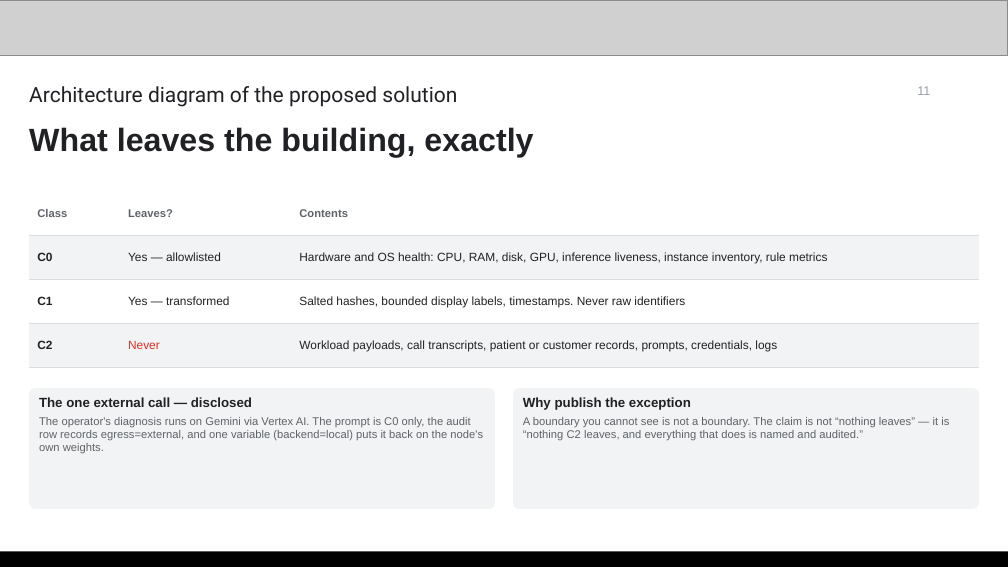
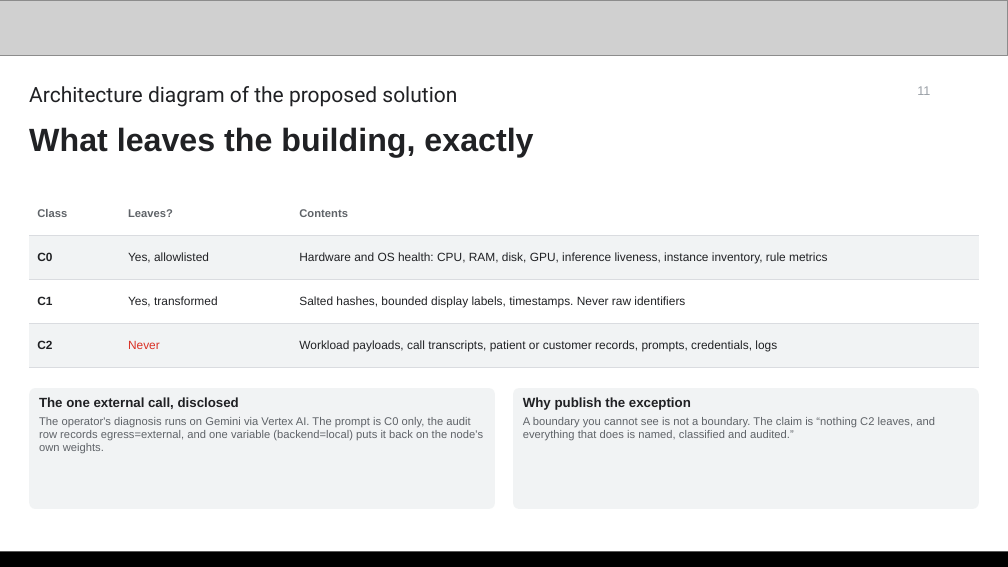
Before and after one commit to yanksyoon/termini, a slide deck: slide 11 of deck/v3/termini-deck-v3.pptx. Drawn at 1008x567 pixels with LibreOffice and Linux fonts; fonts in the diff are those of the drawing; grey boxes stand for pictures. Boxes give left, top, right and bottom in pixels: in the first picture for what was removed or moved away, otherwise in the second. Text is boxed around its words. In the diff, an @@ line names an element or a change of style, - is before the commit and + after.

```diff
--- a/deck/v3/termini-deck-v3.pptx
+++ b/deck/v3/termini-deck-v3.pptx
@@ table at [29, 192, 979, 368] @@
-row 2, column 2: Yes — allowlisted
+row 2, column 2: Yes, allowlisted
-row 3, column 2: Yes — transformed
+row 3, column 2: Yes, transformed
@@ text in rounded rectangle at [39, 397, 239, 409]: text changed @@
-The one external call — disclosed
+The one external call, disclosed
@@ text in rounded rectangle at [523, 417, 935, 440]: text changed @@
-A boundary you cannot see is not a boundary. The claim is not “nothing leaves” — it is “nothing C2 leaves, and everything that does is named and audited.”
+A boundary you cannot see is not a boundary. The claim is “nothing C2 leaves, and everything that does is named, classified and audited.”
```
Also in this commit, not shown: 15 other slides changed, 2 other files.
